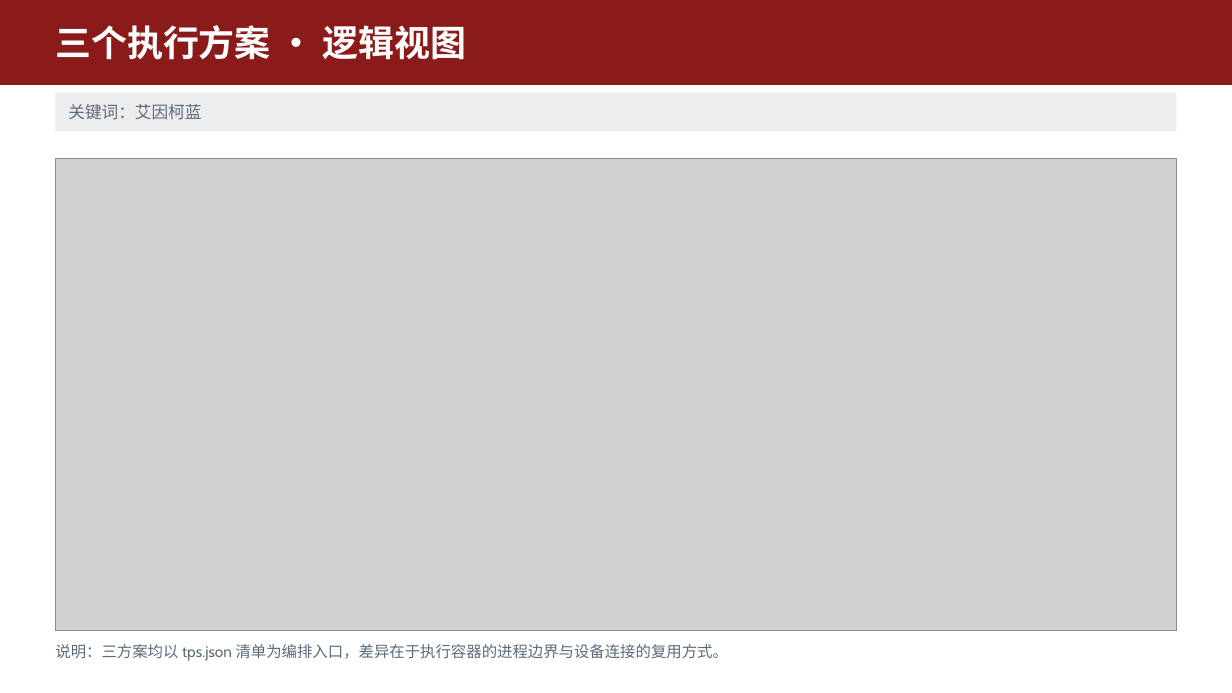
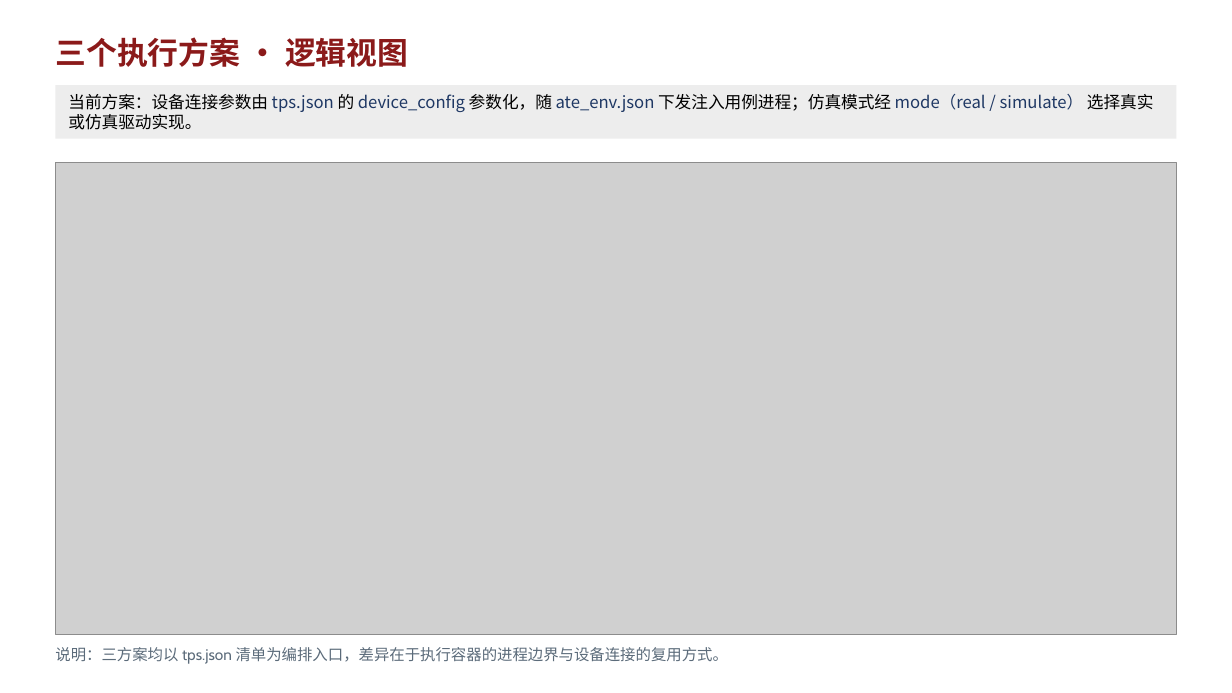
Before and after one commit to KenerlMage/ATEDemo, a slide deck: slide 1 of docs/测试执行方案.pptx. Drawn at 1232x693 pixels with LibreOffice and Linux fonts; fonts in the diff are those of the drawing; grey boxes stand for pictures. Boxes give left, top, right and bottom in pixels: in the first picture for what was removed or moved away, otherwise in the second. Text is boxed around its words. In the diff, an @@ line names an element or a change of style, - is before the commit and + after.

Commit message:
docs: 测试执行方案 标题改白底深红字(小两号)、副标题补参数化注入说明(黑字+深蓝关键词)

```diff
--- a/docs/测试执行方案.pptx
+++ b/docs/测试执行方案.pptx
@@ text "三个执行方案 · 逻辑视图": place and size @@
-text "三个执行方案 · 逻辑视图" at box(0, 0, 1232, 85)
+text "三个执行方案 · 逻辑视图" at box(55, 37, 408, 67)
@@ text "三个执行方案 · 逻辑视图" at box(55, 37, 408, 67): size 28 to 24 pt, text colour #FFFFFF to #8B1A1A; fill #8B1A1A to none @@
@@ rectangle "当前方案：设备连接参数由 tps.json 的 device_config 参数化，随 ...": place and size @@
-rectangle "当前方案：设备连接参数由 tps.json 的 device_config 参数化，随 ..." at box(55, 92, 1177, 131)
+rectangle "当前方案：设备连接参数由 tps.json 的 device_config 参数化，随 ..." at box(55, 85, 1177, 139)
@@ text in rectangle at box(68, 94, 1154, 130): text changed; text colour #5B6B7A to #1F3864 @@
-关键词：艾因柯蓝
+当前方案：设备连接参数由 tps.json 的 device_config 参数化，随 ate_env.json 下发注入用例进程；仿真模式经 mode（real / simulate） 选择真实或仿真驱动实现。
@@ picture: place and size @@
-picture at box(55, 159, 1177, 630)
+picture at box(55, 163, 1177, 634)
```
Also in this commit, not shown: 3 other slides changed.
